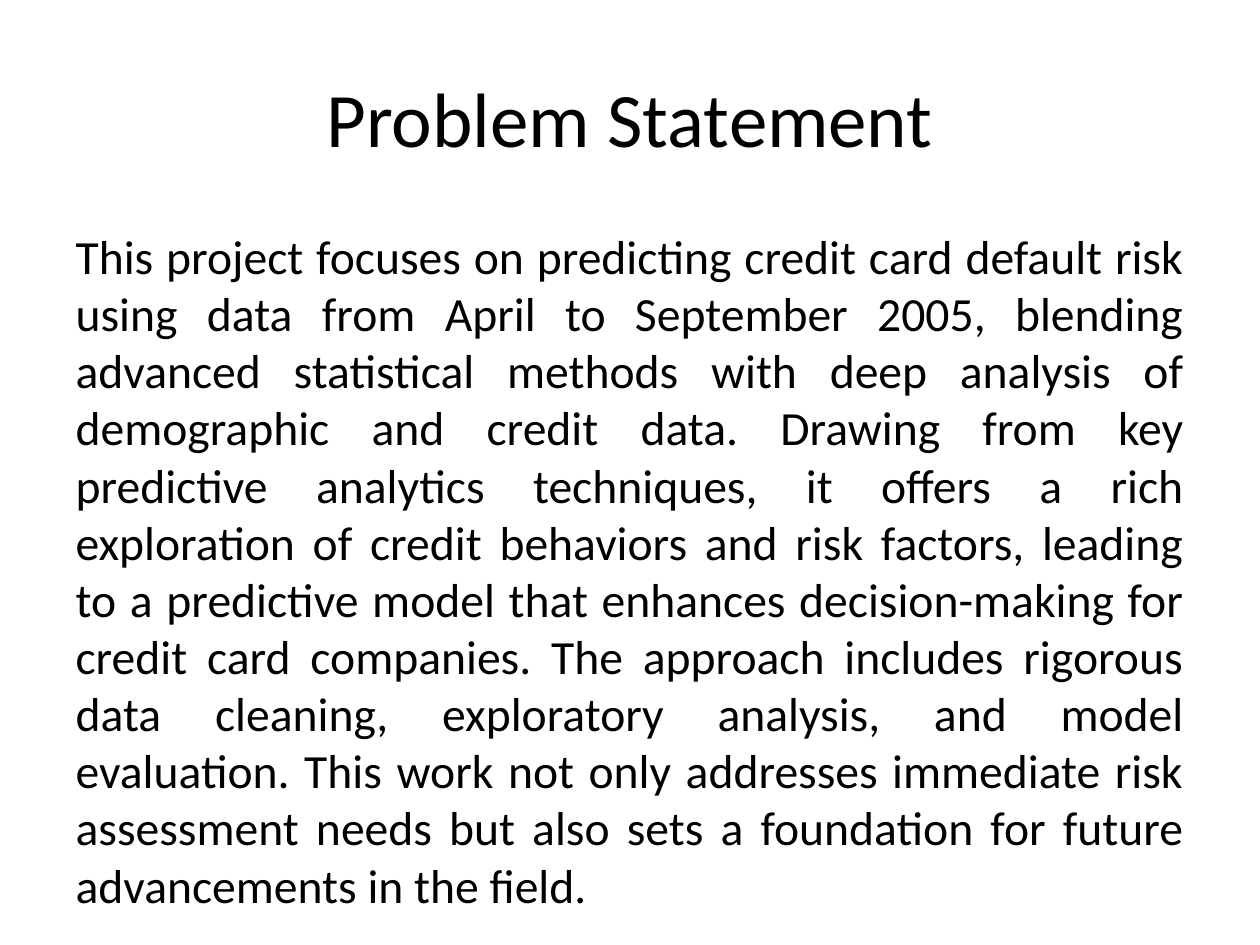
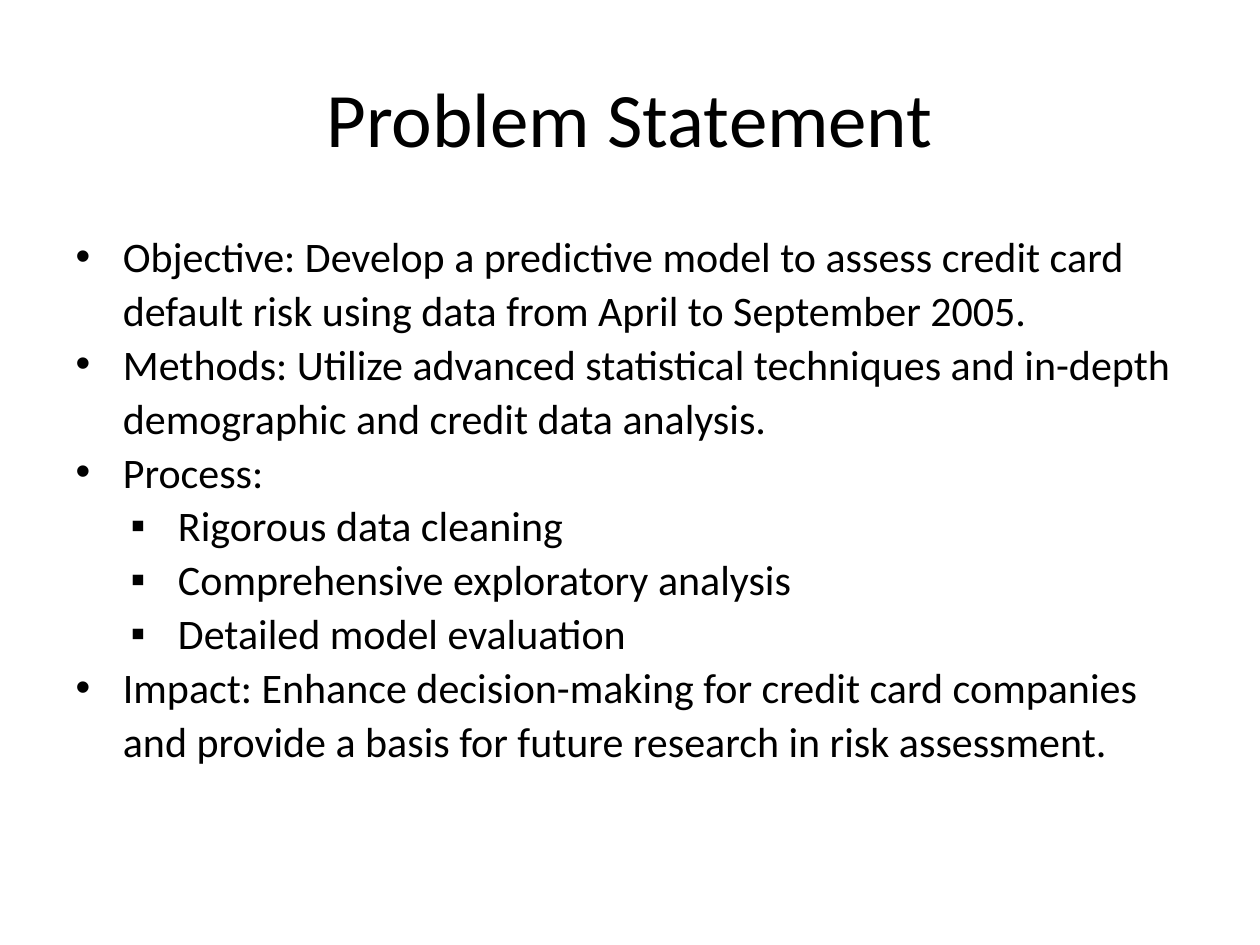
Before and after one commit to leoadkn/Springboard-Capstone-2, a slide deck: slide 2 of Report/Final Presentation.pptx. Drawn at 1260x945 pixels with LibreOffice and Linux fonts; fonts in the diff are those of the drawing. Boxes give left, top, right and bottom in pixels: in the first picture for what was removed or moved away, otherwise in the second. Text is boxed around its words. In the diff, an @@ line names an element or a change of style, - is before the commit and + after.

Commit message:
04-19-24

```diff
--- a/Report/Final Presentation.pptx
+++ b/Report/Final Presentation.pptx
@@ text at box(123, 242, 1169, 764): text changed; size 27.2 to 24 pt @@
-This project focuses on predicting credit card default risk using data from April to September 2005, blending advanced statistical methods with deep analysis of demographic and credit data. Drawing from key predictive analytics techniques, it offers a rich exploration of credit behaviors and risk factors, leading to a predictive model that enhances decision-making for credit card companies. The approach includes rigorous data cleaning, exploratory analysis, and model evaluation. This work not only addresses immediate risk assessment needs but also sets a foundation for future advancements in the field.
+• Objective: Develop a predictive model to assess credit card default risk using data from April to September 2005.
+• Methods: Utilize advanced statistical techniques and in-depth demographic and credit data analysis.
+• Process:
+  ▪ Rigorous data cleaning
+  ▪ Comprehensive exploratory analysis
+  ▪ Detailed model evaluation
+• Impact: Enhance decision-making for credit card companies and provide a basis for future research in risk assessment.
```
Also in this commit, not shown: 5 other slides changed, 2 slides added, 3 slides removed.
